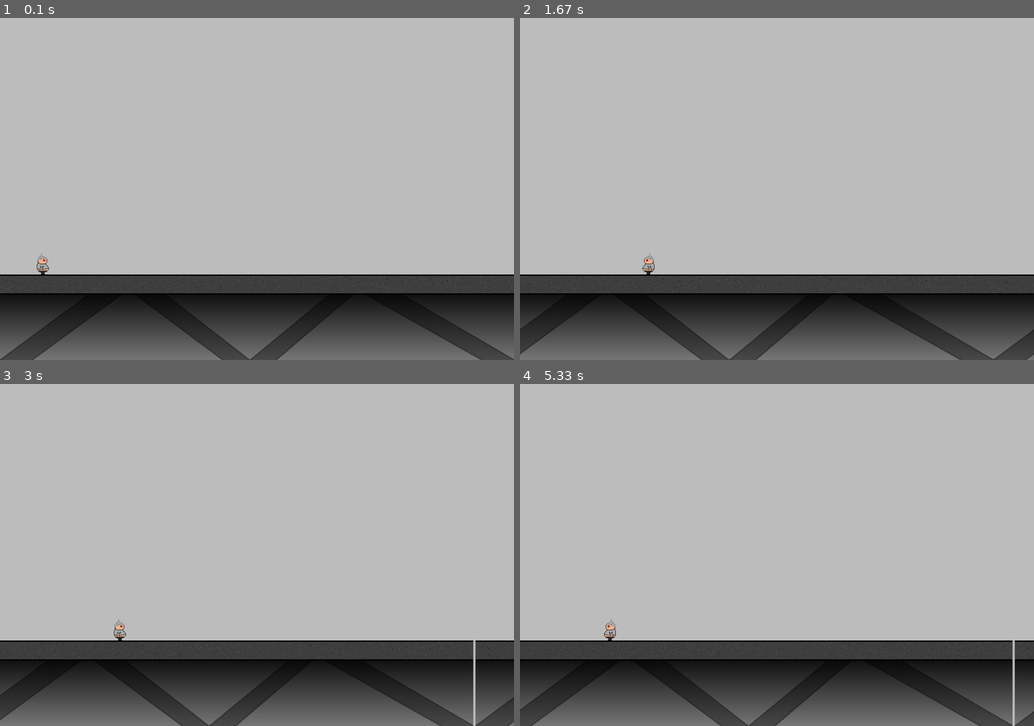
Above: before the commit, frames 1-4 (two rows, left to right).
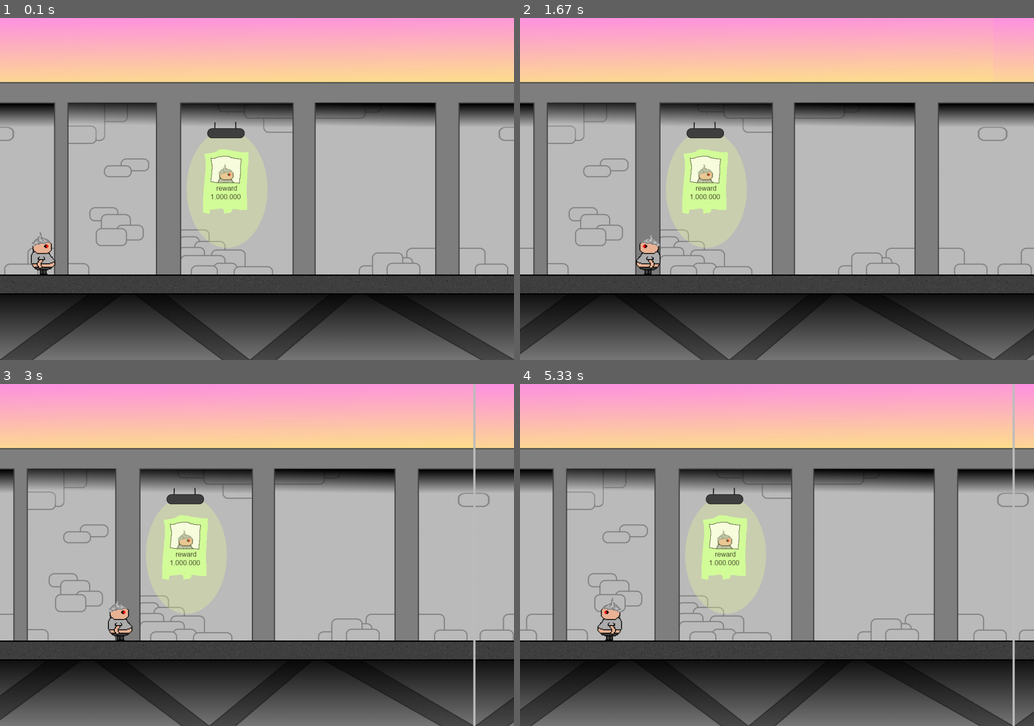
Above: after the commit, the same moments.

Repository: NikMatyukhin/true_pygame
Game: pygame game, started from src/main.py
Same seed, same stepped clock (60 frames per second), same inputs: the game is played once before the commit and once after it.
Inputs:
- Up to frame 1 (0.1 s): no input
- Up to frame 2 (1.67 s): hold Right 0.33-0.8 s; hold Right 0.83-1.3 s; hold Left from 1.33 s (still down)
- Up to frame 3 (3 s): release Left at 1.87 s; hold Left 1.9-2.3 s; hold Right 2.33-2.97 s
- Up to frame 4 (5.33 s): hold Left 3-3.47 s; hold Right 3.5-3.97 s; hold Right 4-4.47 s; hold Left 4.5-5.03 s; hold Left from 5.07 s (still down)

The runs differ from the first frame. In frame 1, 41% of the frame differs, in the area x 0-100%, y 0-75%; in frame 2, 41%; in frame 3, 41%; in frame 4, 41%.

Commit message:
Добавил верхний слой, перерисовал его, добавил визуала, чел вырос.

Diff:
--- a/src/main.py
+++ b/src/main.py
@@ -23,6 +23,8 @@
 # изображения, ассеты и спрайты
 floor_image = pygame.image.load(os.path.join(img_folder,
                                              'floor_back.bmp'))
+ceil_image = pygame.image.load(os.path.join(img_folder,
+                                            'ceil_back.bmp'))
 player_image = pygame.image.load(os.path.join(img_folder,
                                               'player.bmp')).convert()
 player_image.set_colorkey((255, 255, 255))
@@ -30,6 +32,8 @@
 # создаём пол
 background_floor = background.Background(main_surface, floor_image, 5, 0,
                                          WIN_HEIGHT - FLOOR_HEIGHT)
+background_ceil = background.Background(main_surface, ceil_image, 5, 0,
+                                        0)
 
 # создаем играбельного персонажа
 player = player.Player(player_image, 10, WIN_WIDTH)
@@ -48,6 +52,7 @@
             sys.exit()
 
     background_floor.update()
+    background_ceil.update()
     main_surface.blit(player.image, player.rect)
     player.update()
 
--- a/src/player.py
+++ b/src/player.py
@@ -4,9 +4,9 @@
 class Player(pygame.sprite.Sprite):
     def __init__(self, image, ms, sw):
         super().__init__()
-        self.surface = pygame.Surface((50, 50))
+        self.surface = pygame.Surface((100, 100))
         self.image = image
-        self.rect = self.surface.get_rect(center=(100, 575))
+        self.rect = self.surface.get_rect(center=(100, 550))
 
         self.screen_width = sw
         self.moving_speed = ms
Binary file added: src/assets/ceil_back.bmp
Binary file changed: src/assets/player.bmp
